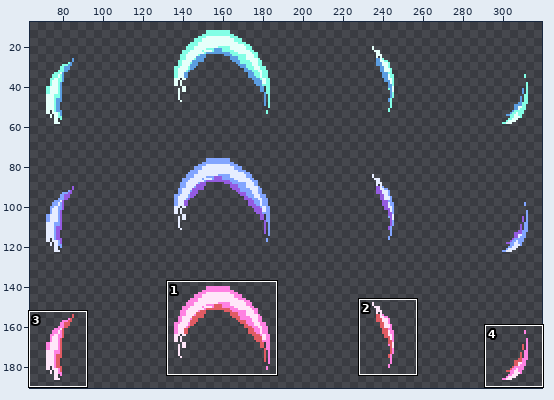
Two states of a sprite sheet, dist/game_assets/spritesheets/abilities/anchorswing.png. Above: a wide view before the commit, with the close-up outlined.
Close-up. As it was:
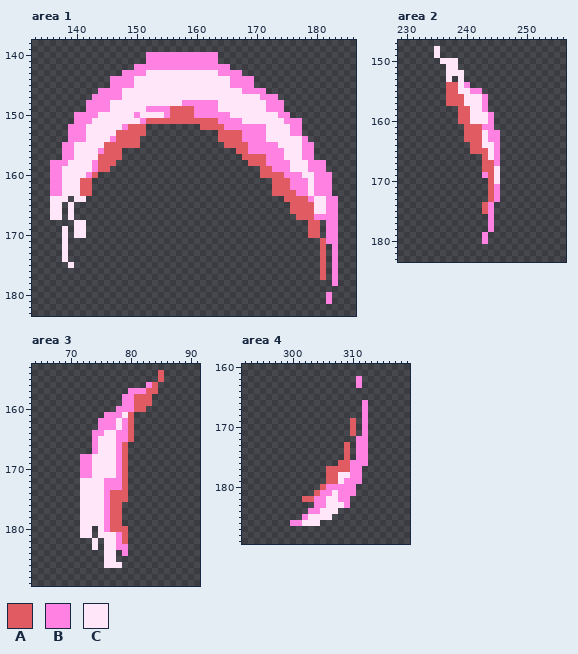
The file is 320x192 pixels. Shown: area 1: x 133..186, y 138..183; area 2: x 229..256, y 147..183; area 3: x 64..91, y 153..189; area 4: x 292..319, y 160..189. The wide view leaves out empty margins. The commit also changed other parts of the picture, which this record leaves out.
Palette (. is transparent): A #e15b63  B #ff82e2  C #ffe6f9
Pixels before, area 1 (only the part around the change), first column x 133:
138 ......................................................
139 ......................................................
140 ...................BBBBBBBBBBBB.......................
141 ...................BBBBBBBBBBBB.......................
142 .................BBBBBBBBBBBBBBBB.....................
143 ...............BBBBCCCCCCCCCCCCBBBB...................
144 .............BBBBCCCCCCCCCCCCCCCCBBBB.................
145 .............BBBBCCCCCCCCCCCCCCCCBBBB.................
146 ...........BBBBCCCCCCCCCCCCCCCCCCCCBBBB...............
147 ..........BBBBBCCCCCCCCCCCCCCCCCCCCCCCBBB.............
148 .........BBBBCCCCCCCCCCCCBBBBBBCCCCCCCCBBB............
149 .........BBBBCCCCCCBBBBAAAABBBBCCCCCCCCBBB............
150 .......BBBBCCCCCCBCCCCBAAAABBBBBBCCCCCCCCBB...........
151 .......BBBCCCCCCCCBAAAAAAAAAAAABBBBCCCCCCCBBB.........
152 ......BBBCCCCCCBAAA.........AAAABBBBBBBCCCCBB.........
153 ......BBBCCCCCAAAAA............AAAABBBBCCCCBB.........
154 ......BBBCCCCBAAAA.............AAAABBBBCCCCCCB........
155 .....BBCCCCCAAAAAA..............AAAABBBBBCCCCBB.......
156 .....BBCCCCBAAA...................AABBBBBBCCCBB.......
157 .....BBCCCCAAAA....................AAAABBBCCCBB.......
158 ...BBBCCCCBAAA......................AAABBBBCCCBBB.....
159 ...BBCCCCCBAA.........................AABBBCCCBBB.....
160 ...BBCCCCBA...........................AAAABBBCCBBB....
161 ...BBCCCAA..............................AAABBBCBBB....
162 ...BBCCCAA..............................AAABBBCBBB....
163 ...BBCCCAA..............................AAAABBCBBB....
164 ...CCC.CC.................................AAAABCCBB...
165 ...CC.C....................................AAAACCBB...
166 ...CC.C....................................AAAACCBB...
167 ...CC.C.....................................AAABBBB...
168 .......CC.....................................AA.BB...
169 .....C.CC.....................................AA.BB...
170 .....C.CC.....................................AA.BB...
171 .....C..........................................ABB...
172 .....C..........................................A.B...
173 .....C..........................................A.B...
174 .....C..........................................A.B...
175 ......C.........................................A.B...
176 ................................................A.B...
177 ................................................A.B...
178 ..................................................B...
179 ......................................................
180 .................................................B....
181 .................................................B....
182 ......................................................
183 ......................................................
Pixels before, area 2, first column x 235:
148 C..........
149 C..........
150 .CCC.......
151 ..CC.......
152 ..CCC......
153 ..C.C......
154 ..AACB.....
155 ..AACCBB...
156 ..AAACCCB..
157 ..AAACCCB..
158 ....AACCB..
159 ....AACCCB.
160 ....AACCCB.
161 .....AAABB.
162 .....AAACBB
163 .....AAACBB
164 ......AACCB
165 ......AAACB
166 ........ACB
167 ........AAB
168 ........AAC
169 ........BAC
170 .........AC
171 .........AB
172 .........AB
173 .........AB
174 ........AB.
175 ........AB.
176 .........B.
177 .........B.
178 .........B.
179 ........B..
180 ........B..
Pixels before, area 3, first column x 72:
154 .............A
155 .............A
156 ...........BA.
157 ........BBBAA.
158 .......BBAAA..
159 .......BBAAA..
160 ......BBBAA...
161 ....BBBCA.....
162 ...BBBCBA.....
163 ...BBBCBA.....
164 ..BBCCBBA.....
165 ..BCCCBBA.....
166 ..BCCCBA......
167 ..BCCCBA......
168 BBCCCCBA......
169 BBCCCCBA......
170 BBCCCCBA......
171 BBCCCCBA......
172 CCCCBBBA......
173 CCCCBBBA......
174 CCCCBAAA......
175 CCCCBAAA......
176 CCCCBAA.......
177 CCCCBAA.......
178 CCCCBAA.......
179 CCCCBAA.......
180 CC.CBAAA......
181 CC.CCCBA......
182 ..C.CCBA......
183 ..C.CCBB......
184 ....CC.B......
185 ....CC........
186 ....CCC.......
Pixels before, area 4, first column x 300:
162 ...........B.
163 ...........B.
164 .............
165 .............
166 ............B
167 ............B
168 ............B
169 ..........A.B
170 ..........A.B
171 ..........A.B
172 ...........BB
173 .........A.BB
174 .........A.BB
175 .........A.BB
176 ........AABBB
177 ......AAAABB.
178 ......AACCBB.
179 ......AACBBB.
180 .....ABBBBB..
181 ....ABBCBBB..
182 ..AABBCCBB...
183 ....BBCCCB...
184 ...BBCCC.....
185 ..BCCCC......
186 BBCCC........
New version:
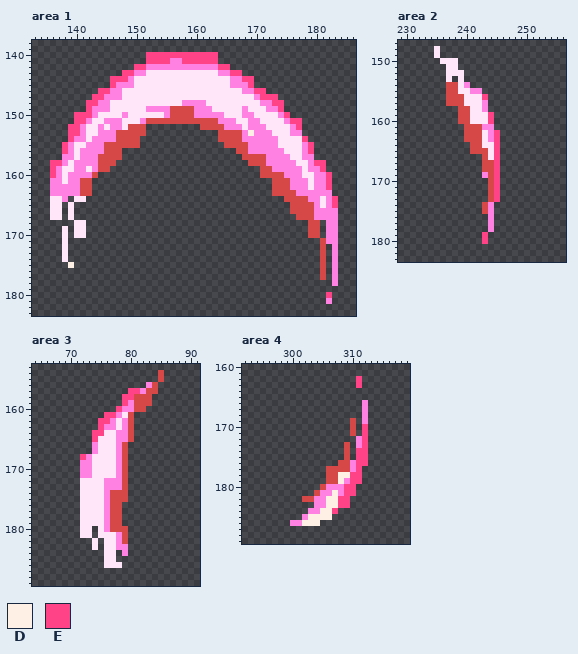
Colours new in this view: D #fff0e6  E #ff4386
Changes in this commit:
Colour A changes from #e15b63 to #d64848.
Area 1:
Colour B replaces colour C in row 147 at x 170; in row 148 at x 171; in row 149 at x 168; in row 150 at x 148 and 168 to 169; in row 151 at x 145 to 147 and 169 to 170; in row 152 at x 144 and 146 to 147.
Colour B replaces colour C in row 153 at x 144 to 146 and 172; in row 154 at x 143 to 145 and 172 to 173; in row 155 at x 142 to 144; in row 156 at x 141 to 143; in row 157 at x 141 to 143 and 175; in row 158 at x 140 to 142 and 176.
Colour B replaces colour C in row 159 at x 140 to 141 and 176 to 177; in row 160 at x 139 to 141; in row 161 at x 139 to 140; in row 162 at x 138 to 140; in row 163 at x 138 to 140 and 179; in row 164 at x 138 and 180.
Colour B replaces colour C in row 165 at x 180; in row 166 at x 180 to 181.
Colour C replaces colour B in row 148 at x 162 to 163; in row 149 at x 163; in row 150 at x 150 and 165; in row 151 at x 167; in row 152 at x 148 and 168.
Colour D replaces colour B in row 153 at x 169.
Colour D replaces colour C in row 175 at x 139.
Colour E replaces colour B in row 140 at x 152 to 163; in row 141 at x 152 to 155 and 158 to 163; in row 142 at x 150 to 151 and 164 to 165; in row 143 at x 148 to 149 and 166 to 167; in row 144 at x 146 to 148 and 168 to 169; in row 145 at x 146 and 169.
Colour E replaces colour B in row 146 at x 144 to 145 and 170 to 171; in row 147 at x 143 to 144 and 171 to 173; in row 148 at x 142 to 143 and 173 to 174; in row 149 at x 142 and 174; in row 150 at x 140 to 142 and 175; in row 151 at x 140 to 141 and 176 to 177.
Colour E replaces colour B in row 152 at x 139 to 140 and 177; in row 153 at x 139 to 140; in row 154 at x 139 and 178; in rows 155 to 156 at x 138 and 179; in row 158 at x 136 to 137 and 180 to 181; in row 159 at x 136 and 181.
Colour E replaces colour B in row 160 at x 136 and 182; in rows 161 to 162 at x 182; in rows 164 to 165 at x 183; in row 180 at x 182.
Area 2:
Colour E replaces colour B in row 156 at x 243; in rows 159 to 160 at x 244; in rows 162 to 167 at x 245; in rows 171 to 173 at x 245; in rows 179 to 180 at x 243.
Colour E replaces colour C in rows 168 to 170 at x 245.
Area 3:
Colour E replaces colour B in row 157 at x 80 to 81; in row 158 at x 79 to 80; in row 159 at x 79; in row 160 at x 78; in row 161 at x 76 to 77; in row 162 at x 75 to 76.
Colour E replaces colour B in row 163 at x 75; in row 164 at x 74 to 75; in row 165 at x 74; in row 168 at x 72.
Area 4:
Colour D replaces colour C in row 178 at x 308 to 309; in row 179 at x 308; in row 181 at x 307; in rows 182 to 183 at x 306 to 307; in row 184 at x 305 to 306; in row 185 at x 303 to 306.
Colour D replaces colour C in row 186 at x 302 to 304.
Colour E replaces colour B in rows 162 to 163 at x 311; in rows 170 to 173 at x 312; in rows 174 to 176 at x 311 to 312; in row 177 at x 311; in rows 178 to 179 at x 310 to 311; in rows 180 to 181 at x 309 to 310.
Colour E replaces colour B in row 182 at x 308 to 309; in row 183 at x 309.
Colour E replaces colour C in row 183 at x 308; in row 184 at x 307.
Boxes around the changes in both close-ups, in picture pixels (x1, y1, x2, y2):
changed: (50, 52, 338, 298)
changed: (446, 82, 500, 244)
changed: (80, 370, 164, 544)
changed: (356, 376, 362, 388)
changed: (302, 418, 368, 526)
